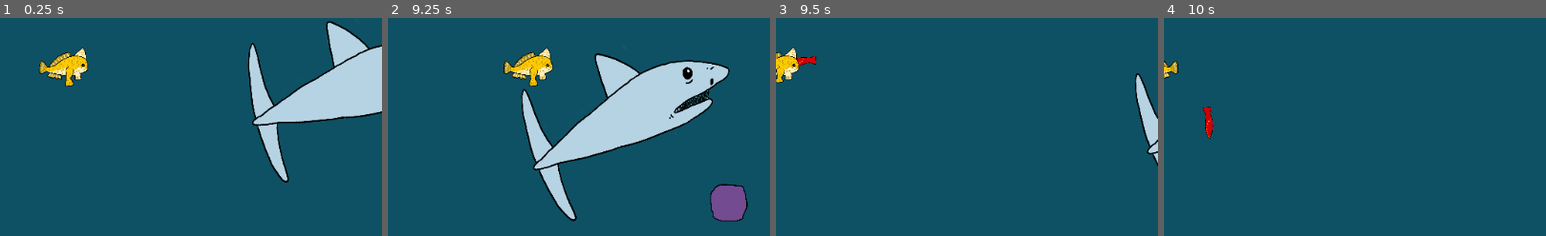
Above: before the commit, frames 1-4 (left to right).
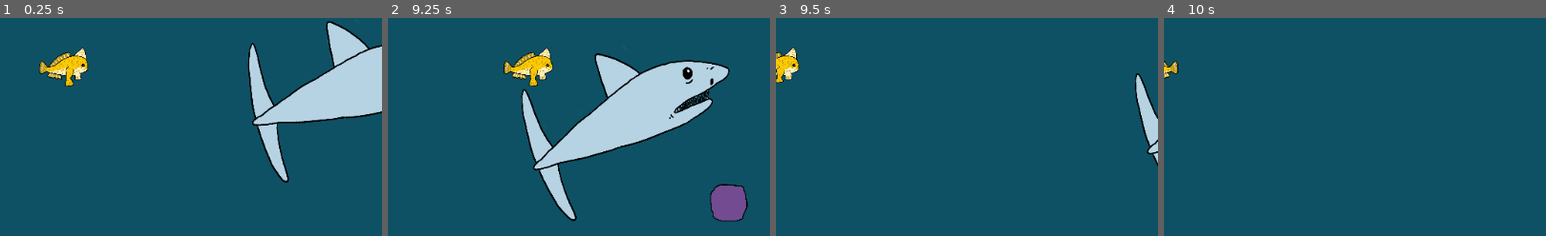
Above: after the commit, the same moments.

Repository: Silver-Ink/Abyzzes-Pixel-Jam
Game: Godot game, scene res://scenes/main.tscn
The game is run twice, just before and just after one commit, with the same random seed, the same clock (stepped at 60 frames per second) and the same inputs.
Inputs (mouse positions are % of the whole screen's width and height, from its top left):
- Up to frame 1 (0.25 s): no input
- Up to frame 2 (9.25 s): move the mouse to (72, 44) at 0.52 s; hold D (move-right) 0.53-2.03 s; click (72, 44) at 0.6 s; tap Space (jump) at 0.77, 1.52, 3.02, 3.77, 4.52, 6.02, 6.77, 7.52, 9.02 s; move the mouse to (30, 54) at 1.27 s; click (30, 54) at 1.35 s; move the mouse to (60, 26) at 2.02 s; hold Q (move-left) 2.03-2.78 s; click (60, 26) at 2.1 s; move the mouse to (45, 69) at 2.77 s; hold D (move-right) 2.78-4.28 s; click (45, 69) at 2.85 s; move the mouse to (80, 64) at 3.52 s; click (80, 64) at 3.6 s; move the mouse to (20, 34) at 4.27 s; hold Q (move-left) 4.28-5.03 s; click (20, 34) at 4.35 s; move the mouse to (55, 49) at 5.02 s; hold D (move-right) 5.03-5.78 s; click (55, 49) at 5.1 s; move the mouse to (35, 23) at 5.77 s; hold Q (move-left) 5.78-7.28 s; click (35, 23) at 5.85 s; move the mouse to (72, 44) at 6.52 s; click (72, 44) at 6.6 s; move the mouse to (30, 54) at 7.27 s; hold D (move-right) from 7.28 s (still down); click (30, 54) at 7.35 s; move the mouse to (60, 26) at 8.02 s; click (60, 26) at 8.1 s; move the mouse to (45, 69) at 8.77 s; click (45, 69) at 8.85 s
- Up to frame 3 (9.5 s): keep holding D (move-right)
- Up to frame 4 (10 s): move the mouse to (80, 64) at 9.52 s; release D (move-right) at 9.53 s; hold Q (move-left) from 9.53 s (still down); click (80, 64) at 9.6 s; tap Space (jump) at 9.77 s
The pictures show only the part of the screen within x 42-92%, y 38-88%; the shares and areas given below are measured in that part.

Frames 1-2 are identical in both runs. In frame 3, 0.2% of the frame differs, in the area x 5-11%, y 17-22%; in frame 4, 0.3%, in the area x 10-13%, y 40-56%.

Commit message:
free poisson

Diff:
--- a/scenes/fish.tscn
+++ b/scenes/fish.tscn
@@ -79,3 +79,5 @@
 animation = "lanterne"
 frame = 2
 playing = true
+
+[connection signal="body_entered" from="." to="." method="_on_fish_body_entered"]
--- a/scenes/player.tscn
+++ b/scenes/player.tscn
@@ -58,7 +58,7 @@
 z_index = 2
 frames = SubResource( 1 )
 animation = "walk"
-frame = 2
+frame = 1
 playing = true
 
 [node name="CollisionShape2D" type="CollisionShape2D" parent="."]
--- a/scripts/fish.gd
+++ b/scripts/fish.gd
@@ -27,3 +27,16 @@
 
 func get_eaten():
 	Player.eat(poisson_type)
+	free_poisson()
+
+
+func free_poisson():
+	if poisson_type == poisson.bleu or\
+	poisson_type == poisson.rouge or\
+	poisson_type == poisson.lanterne:
+		get_parent().get_parent().queue_free()
+		queue_free()
+
+func _on_fish_body_entered(body):
+	if (body == Player):
+		get_eaten()
